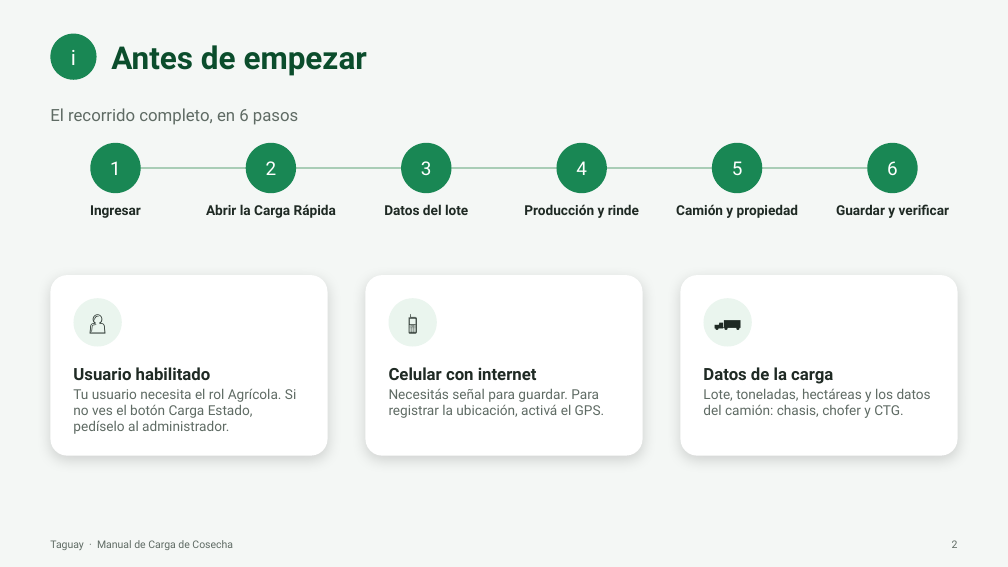
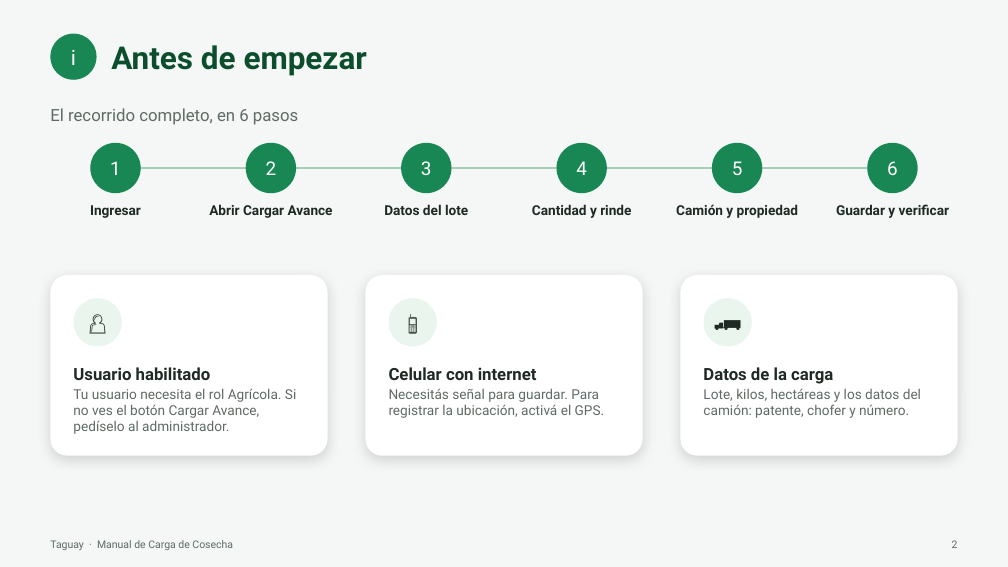
Before and after one commit to gustavogidearg1/Taguay, a slide deck: slide 2 of docs/manual/Manual Carga de Cosecha.pptx. Drawn at 1008x567 pixels with LibreOffice and Linux fonts; fonts in the diff are those of the drawing. Boxes give left, top, right and bottom in pixels: in the first picture for what was removed or moved away, otherwise in the second. Text is boxed around its words. In the diff, an @@ line names an element or a change of style, - is before the commit and + after.

```diff
--- a/docs/manual/Manual Carga de Cosecha.pptx
+++ b/docs/manual/Manual Carga de Cosecha.pptx
@@ text at (x1=209, y1=204, x2=333, y2=218): text changed @@
-Abrir la Carga Rápida
+Abrir Cargar Avance
@@ text at (x1=532, y1=204, x2=631, y2=218): text changed @@
-Producción y rinde
+Cantidad y rinde
@@ text at (x1=73, y1=389, x2=296, y2=434): text changed @@
-Tu usuario necesita el rol Agrícola. Si no ves el botón Carga Estado, pedíselo al administrador.
+Tu usuario necesita el rol Agrícola. Si no ves el botón Cargar Avance, pedíselo al administrador.
@@ text at (x1=703, y1=389, x2=921, y2=418): text changed @@
-Lote, toneladas, hectáreas y los datos del camión: chasis, chofer y CTG.
+Lote, kilos, hectáreas y los datos del camión: patente, chofer y número.
```
Also in this commit, not shown: 9 other slides changed, 1 slide added, 10 other files.
